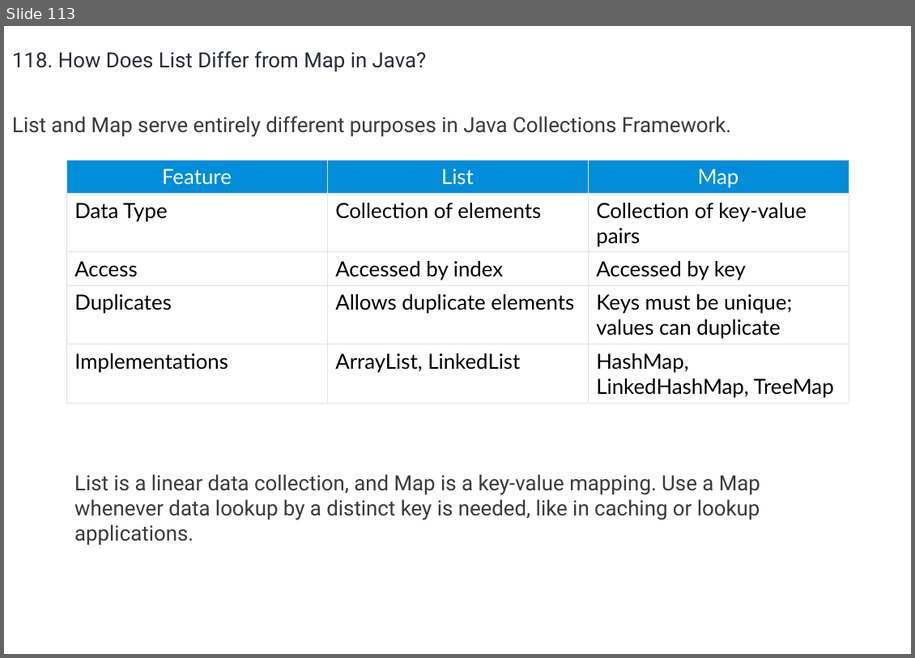
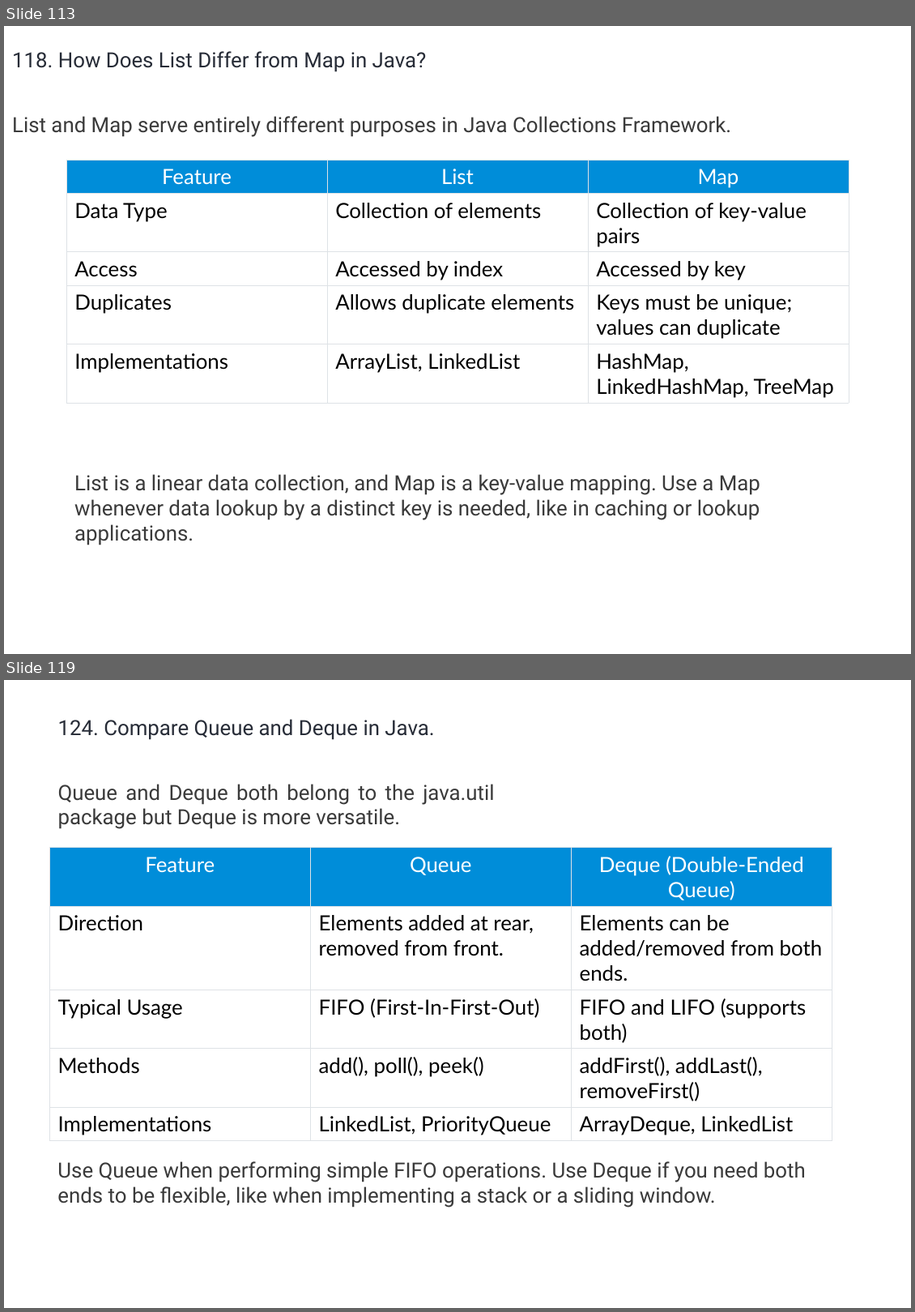
Before and after one commit to umalavanya/FullStackDevelopement_JavaSpring_SQL_ReactProjects, a slide deck: UmaTeachingMaterial/Java/Java-Interview-QA-Intellipaat.pptx. Shown one above the other, each under a label of ours: slide 113 before the commit, slides 113 and 119 after it; the slides between them are not shown. The pictures are 915x658 and 915x1312 pixels, drawn with LibreOffice and Linux fonts; fonts in the diff are those of the drawing. Boxes give left, top, right and bottom in pixels: in the first picture for what was removed or moved away, otherwise in the second. Text is boxed around its words. In the diff, an @@ line names an element or a change of style, - is before the commit and + after.

Commit message:
Java Interview QA

```diff
--- a/UmaTeachingMaterial/Java/Java-Interview-QA-Intellipaat.pptx
+++ b/UmaTeachingMaterial/Java/Java-Interview-QA-Intellipaat.pptx
@@ slide 119 added at (4, 680, 911, 1308), background #FFFFFF @@
@@ text added at (58, 719, 494, 829), 18 pt, text #3A3A3A @@
+124. Compare Queue and Deque in Java.
+Queue and Deque both belong to the java.util package but Deque is more versatile.
@@ table added at (49, 848, 831, 1141), 5 rows, 3 columns @@
+Feature | Queue | Deque (Double-Ended Queue)
+Direction | Elements added at rear, removed from front. | Elements can be added/removed from both ends.
+Typical Usage | FIFO (First-In-First-Out) | FIFO and LIFO (supports both)
+Methods | add(), poll(), peek() | addFirst(), addLast(), removeFirst()
+Implementations | LinkedList, PriorityQueue | ArrayDeque, LinkedList
@@ text added at (57, 1161, 806, 1207), 18 pt, text #3A3A3A @@
+Use Queue when performing simple FIFO operations. Use Deque if you need both ends to be flexible, like when implementing a stack or a sliding window.
```
Also in this commit, not shown: 81 other slides added, 82 slides removed.
